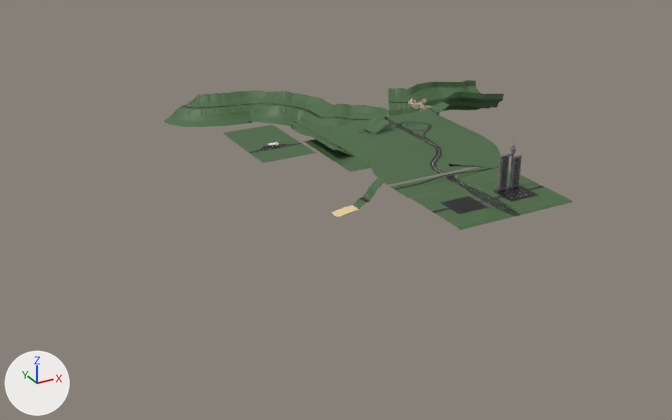
An edit to the FBX model Assets/Art/road_pieces.fbx, drawn before and after from the same camera.
Camera for both pictures: a camera (50 mm lens) standing at (-1251.0, -1686.0, 833.0) and looking at (-178.0, 265.0, -142.0). Lighting does not change. The marker at lower left points along +X, +Y and +Z. Where no turn or scale is listed for an object, it has been applied to the vertices. Vertices at the same position are counted once.

The scene before the commit, as lines of its bpy script (objects in view):
```python
me_plane_019 = bpy.data.meshes.new('Plane.019')
me_plane_019.from_pydata(...)  # 951 vertices, 1014 faces; spans x -157.0..257.0, y -36.0..226.0, z -1.0..0.0
# faces by material slot: [806, 208]
me_plane_019.materials.append(mat_put_trava)  # dark green #496841
me_plane_019.materials.append(mat_put_asfalt)  # black #121212
me_plane_034 = bpy.data.meshes.new('Plane.034')
me_plane_034.from_pydata(...)  # 919 vertices, 533 faces; spans x -76.0..76.0, y -84.0..180.0, z 0.0
# faces by material slot: [37, 104, 96, 148, 148]
me_plane_034.materials.append(mat_put_trava)  # dark green #496841
me_plane_034.materials.append(mat_put_asfalt)  # black #121212
me_plane_034.materials.append(mat_put_linije)  # white #e7e7e7
me_plane_034.materials.append(mat_bankina_belo)  # white #eafce4
me_plane_034.materials.append(mat_bankina_crveno)  # red #e7000d
me_plane_037 = bpy.data.meshes.new('Plane.037')
me_plane_037.from_pydata(...)  # 313 vertices, 286 faces; spans x -78.8..47.7, y -15.0..15.0, z -20.9..43.8
# faces by material slot: [226, 32, 16, 12]
me_plane_037.materials.append(mat_put_trava)  # dark green #496841
me_plane_037.materials.append(mat_put_asfalt)  # black #121212
me_plane_037.materials.append(mat_put_linije)  # white #e7e7e7
me_plane_037.materials.append(mat_beach)  # beige #e7d19c
ob_autoput_kriva = bpy.data.objects.new('autoput_kriva', me_plane_019)
ob_autoput_kriva.location = (0.0, 50.0, 0.0)
ob_put_bosna_prav_001 = bpy.data.objects.new('put_bosna_prav.001', me_plane_037)
ob_put_bosna_prav_001.location = (-250.0, 0.0, 0.0)
ob_put_pumpa = bpy.data.objects.new('put_pumpa', me_plane_034)
ob_put_pumpa.location = (-278.0, 411.0, 0.0)
# also in view: 'autoput_obala.001' at (-89.0, 458.0, -14.0); 'autoput_iskljucenje' at (116.0, 363.0, 4.0); 'autoput_nadvoznjak' at (0.0, 20.0, 4.0); 'put_bosna_kraj2' at (329.0, 577.0, -3.0); 'put_bosna_kraj' at (354.0, 515.0, -2.0)
```
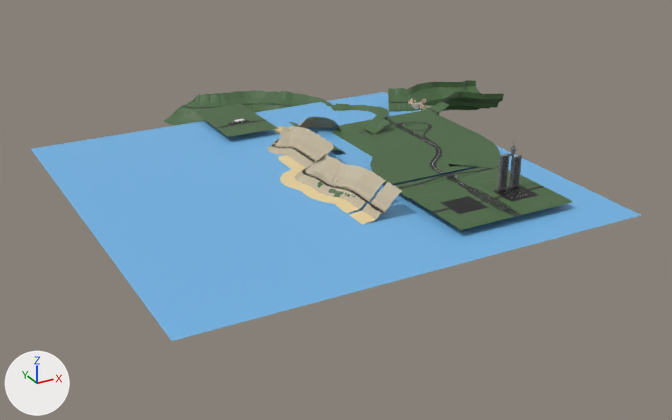
What differs and where, as boxes [x1, y1, x2, y2] in the pictures (672 x 420 px):
'Plane', added (blue)
    after: [31, 92, 641, 341]
'rivijera_krivudavo', added (beige)
    after: [279, 132, 379, 209]
    faces in mat_put_krsh (beige #c0b499): [290, 132, 379, 205]
    faces in mat_beach (beige #e7d19c): [279, 157, 352, 209]
    faces in mat_put_asfalt (black #121212): [296, 150, 361, 198]
'put_pumpa', moved
    before: [223, 125, 316, 163]
    after: [193, 104, 277, 137]
'rivijera_kraj', added
    after: [267, 117, 340, 160]
    faces in mat_put_krsh (beige #c0b499): [267, 117, 340, 157]
'rivijera_start', added (beige)
    after: [350, 182, 402, 225]
    faces in mat_put_krsh (beige #c0b499): [362, 182, 402, 220]
    faces in mat_beach (beige #e7d19c): [350, 211, 375, 225]
part 1 of me_plane_037, recoloured (green to beige)
    both: [353, 176, 386, 209]
'autoput_obala', unchanged, covered by the edit
    before: [303, 124, 394, 172]
    after: [332, 124, 394, 157]
'put_bosna_2', unchanged, covered by the edit
    before: [295, 103, 389, 136]
    after: [327, 103, 389, 131]

The change, as a diff of the scene's bpy script:
```diff
--- a/Assets/Art/road_pieces.fbx.py
+++ b/Assets/Art/road_pieces.fbx.py
@@ mat_put_krsh @@
+mat_put_krsh = principled_material('put_krsh')
+mat_put_krsh.base_color = (0.529, 0.454, 0.318)  # beige #c0b499
@@ me_plane_037 @@
 me_plane_037.from_pydata(...)  # 313 vertices, 286 faces; spans x -78.8..47.7, y -15.0..15.0, z -20.9..43.8
 # used by ob_put_bosna_prav_001; location = (-250.0, 0.0, 0.0)
+# me_plane_037 part 1: all 226 faces that had it switch from mat_put_trava (dark green #496841) to mat_put_krsh (beige #c0b499)
 me_plane_037.materials.append(mat_put_asfalt)
@@ me_plane_016_1 @@
+me_plane_016_1.from_pydata(...)  # 2431 vertices, 2368 faces; spans x -110.0..223.0, y -22.0..263.0, z -36.0..44.0
+# faces by material slot: [268, 128, 1856, 116]
+me_plane_016_1.materials.append(mat_put_asfalt)  # black #121212
+me_plane_016_1.materials.append(mat_put_linije)  # white #e7e7e7
+me_plane_016_1.materials.append(mat_put_krsh)  # beige #c0b499
+me_plane_016_1.materials.append(mat_beach)  # beige #e7d19c
@@ me_plane_043 @@
+me_plane_043.from_pydata(...)  # 4026 vertices, 3892 faces; spans x -123.0..61.0, y 0.0..354.0, z -21.0..45.0
+# faces by material slot: [51, 416, 208, 3061, 156]
+me_plane_043.materials.append(mat_put_trava)  # dark green #496841
+me_plane_043.materials.append(mat_put_asfalt)  # black #121212
+me_plane_043.materials.append(mat_put_linije)  # white #e7e7e7
+me_plane_043.materials.append(mat_put_krsh)  # beige #c0b499
+me_plane_043.materials.append(mat_beach)  # beige #e7d19c
@@ me_plane @@
+me_plane.from_pydata([(-553.0, -553.0, 0.0), (553.0, -553.0, 0.0), (-553.0, 553.0, 0.0), (553.0, 553.0, 0.0)], [], [(0, 1, 3, 2)])
+me_plane.materials.append(mat_shop_staklo)  # blue #72b5e7
@@ me_plane_044 @@
+me_plane_044.from_pydata(...)  # 564 vertices, 508 faces; spans x -78.8..47.7, y -15.0..45.2, z -20.9..43.8
+# faces by material slot: [84, 32, 368, 24]
+me_plane_044.materials.append(mat_put_asfalt)  # black #121212
+me_plane_044.materials.append(mat_put_linije)  # white #e7e7e7
+me_plane_044.materials.append(mat_put_krsh)  # beige #c0b499
+me_plane_044.materials.append(mat_beach)  # beige #e7d19c
@@ ob_put_pumpa @@
 ob_put_pumpa = bpy.data.objects.new('put_pumpa', me_plane_034)
-ob_put_pumpa.location = (-278.0, 411.0, 0.0)
+ob_put_pumpa.location = (-278.0, 637.0, 0.0)
@@ ob_rivijera_kraj @@
+ob_rivijera_kraj = bpy.data.objects.new('rivijera_kraj', me_plane_016_1)
+ob_rivijera_kraj.location = (-237.0, 369.0, 0.0)
@@ ob_rivijera_krivudavo @@
+ob_rivijera_krivudavo = bpy.data.objects.new('rivijera_krivudavo', me_plane_043)
+ob_rivijera_krivudavo.location = (-250.0, 15.0, 0.0)
@@ ob_plane @@
+ob_plane = bpy.data.objects.new('Plane', me_plane)
+ob_plane.location = (-282.0, 211.0, -17.0)
@@ ob_rivijera_start @@
+ob_rivijera_start = bpy.data.objects.new('rivijera_start', me_plane_044)
+ob_rivijera_start.location = (-250.0, -69.0, 0.0)
```
